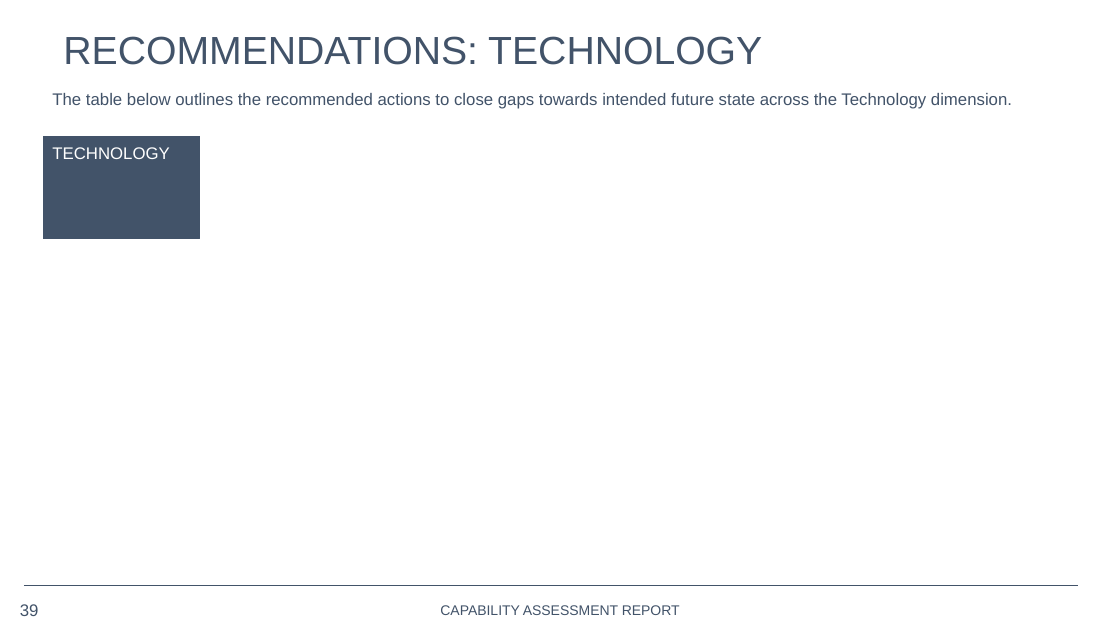
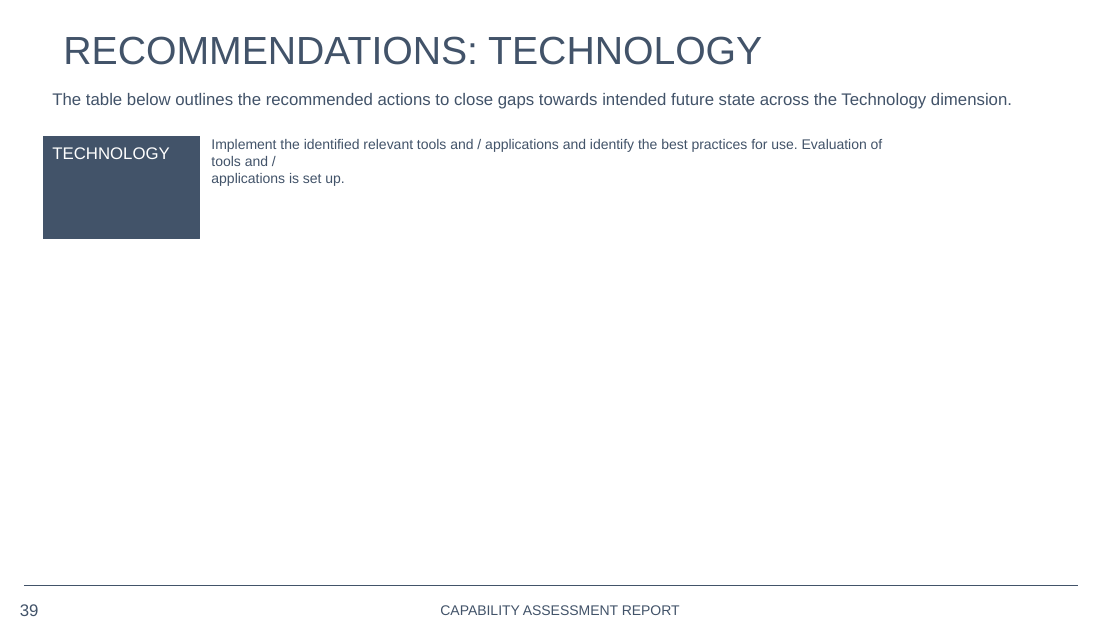
Before and after one commit to opus-meum/power-automate, a slide deck: slide 39 of Capability Assessment Report.pptx. Drawn at 1120x630 pixels with LibreOffice and Linux fonts; fonts in the diff are those of the drawing; background and template pictures are left out. Boxes give left, top, right and bottom in pixels: in the first picture for what was removed or moved away, otherwise in the second. Text is boxed around its words. In the diff, an @@ line names an element or a change of style, - is before the commit and + after.

```diff
--- a/Capability Assessment Report.pptx
+++ b/Capability Assessment Report.pptx
@@ text added at (x1=211, y1=139, x2=883, y2=186), 10 pt, text #425369 @@
+Implement the identified relevant tools and / applications and identify the best practices for use. Evaluation of tools and /
+applications is set up.
```
Also in this commit, not shown: 10 other slides changed, 1 slide added, 1 slide removed, 1 other file.
